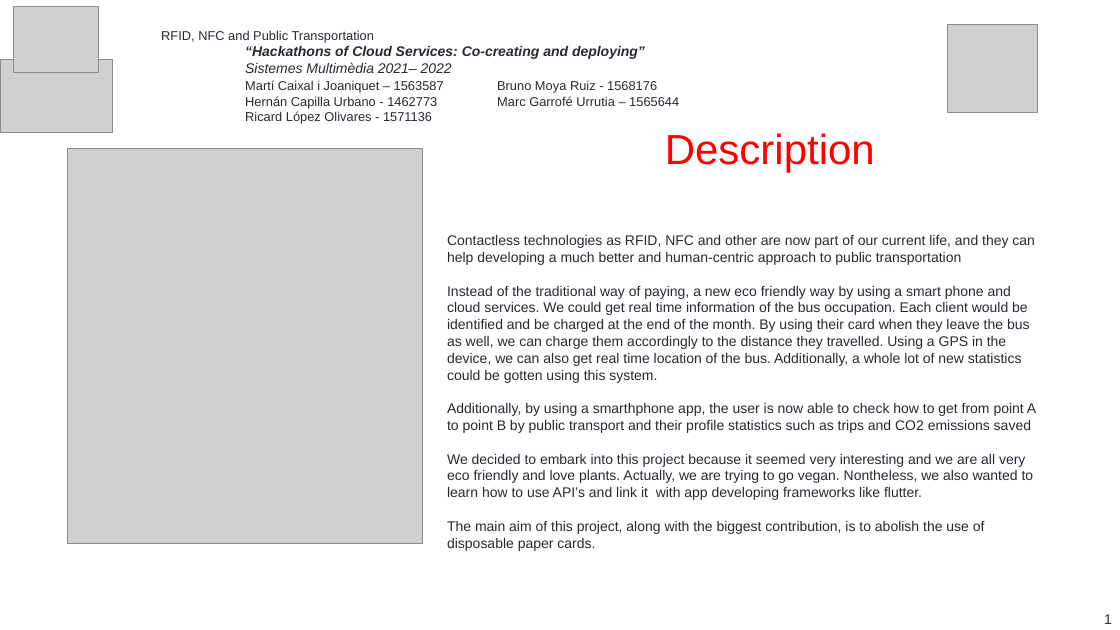
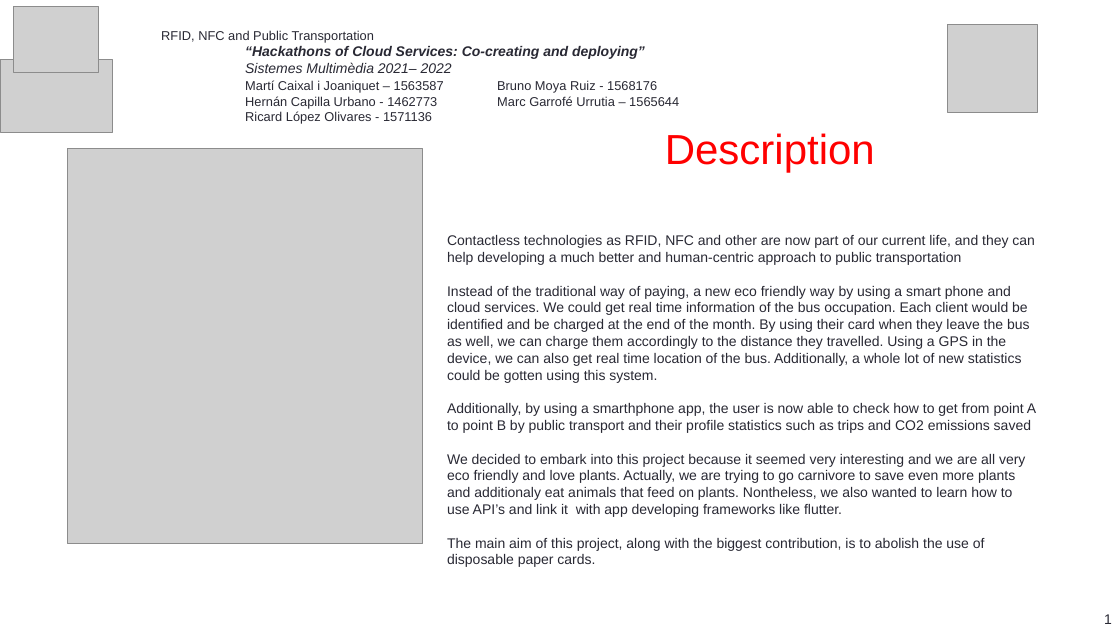
Before and after one commit to marti1999/RFID-bus, a slide deck: slide 2 of slides/FINAL_PRESENTATION-2022.pptx. Drawn at 1120x630 pixels with LibreOffice and Linux fonts; fonts in the diff are those of the drawing; grey boxes stand for pictures. Boxes give left, top, right and bottom in pixels: in the first picture for what was removed or moved away, otherwise in the second. Text is boxed around its words. In the diff, an @@ line names an element or a change of style, - is before the commit and + after.

```diff
--- a/slides/FINAL_PRESENTATION-2022.pptx
+++ b/slides/FINAL_PRESENTATION-2022.pptx
@@ text at box(447, 454, 1025, 517): text changed @@
-We decided to embark into this project because it seemed very interesting and we are all very eco friendly and love plants. Actually, we are trying to go vegan. Nontheless, we also wanted to learn how to use API’s and link it with app developing frameworks like flutter.
+We decided to embark into this project because it seemed very interesting and we are all very eco friendly and love plants. Actually, we are trying to go carnivore to save even more plants and additionaly eat animals that feed on plants. Nontheless, we also wanted to learn how to use API’s and link it with app developing frameworks like flutter.
```
